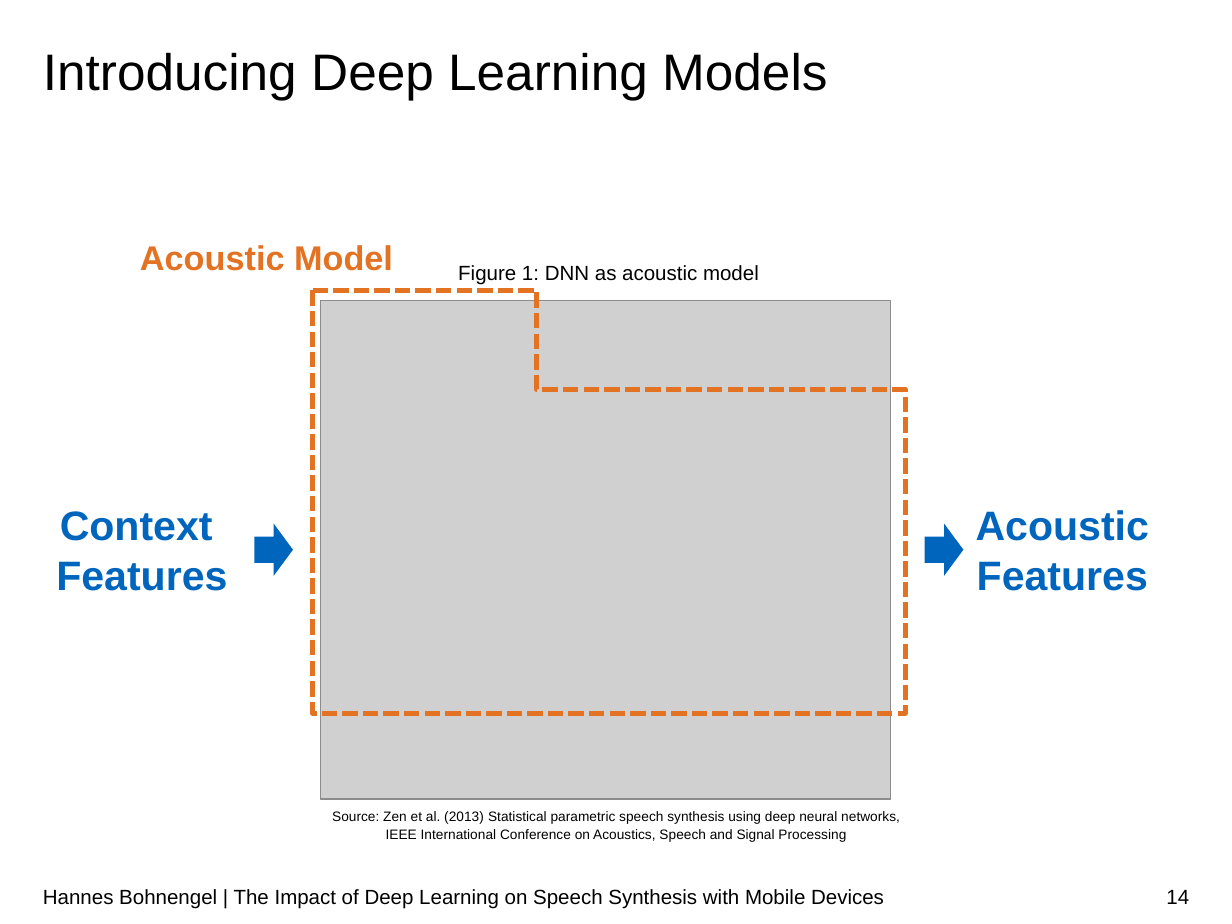
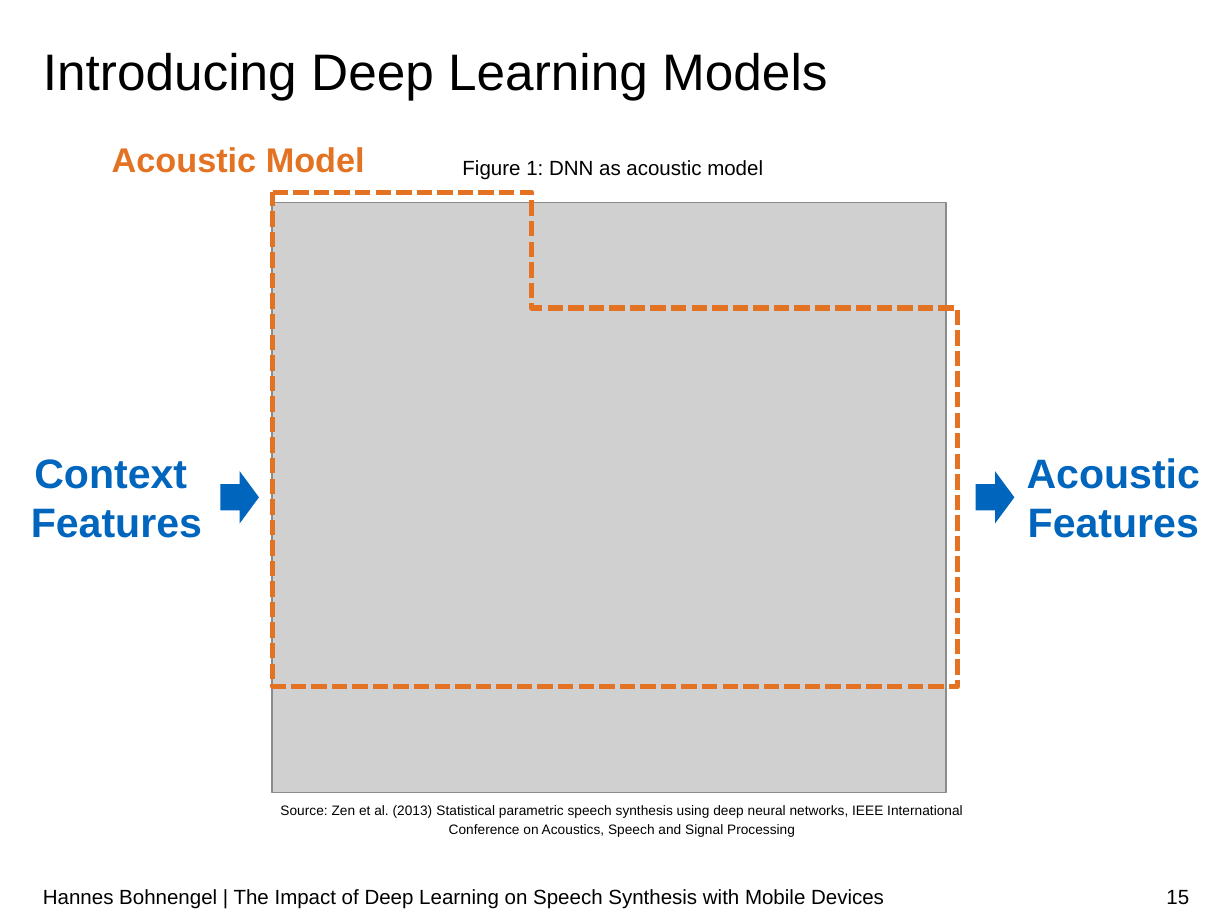
Before and after one commit to hannesb0/deeplearning, a slide deck: slide 15 of pres/Final_Presentation_V03.pptx (slide 14 before the commit). Drawn at 1232x924 pixels with LibreOffice and Linux fonts; fonts in the diff are those of the drawing; grey boxes stand for pictures; background and template pictures are left out. Boxes give left, top, right and bottom in pixels: in the first picture for what was removed or moved away, otherwise in the second. Text is boxed around its words. In the diff, an @@ line names an element or a change of style, - is before the commit and + after.

```diff
--- a/pres/Final_Presentation_V03.pptx
+++ b/pres/Final_Presentation_V03.pptx
@@ text "Acoustic Model": place and size @@
-text "Acoustic Model" at <box>140,245,393,271</box>
+text "Acoustic Model" at <box>112,147,365,173</box>
@@ text "Figure 1: DNN as acoustic ...": place and size @@
-text "Figure 1: DNN as acoustic ..." at <box>458,265,759,285</box>
+text "Figure 1: DNN as acoustic ..." at <box>462,160,763,180</box>
@@ picture: place and size @@
-picture at <box>320,301,891,800</box>
+picture at <box>272,202,946,792</box>
@@ corner: place and size @@
-corner at <box>313,291,906,713</box>
+corner at <box>272,192,957,687</box>
@@ corner at <box>272,192,957,687</box>: proportions changed @@
@@ text "Context": place and size @@
-text "Context" at <box>56,511,227,591</box>
+text "Context" at <box>31,459,202,538</box>
@@ text "Acoustic": place and size @@
-text "Acoustic" at <box>976,510,1149,591</box>
+text "Acoustic" at <box>1027,458,1200,538</box>
@@ right arrow: place and size @@
-right arrow at <box>254,524,292,575</box>
+right arrow at <box>221,471,259,522</box>
@@ right arrow: place and size @@
-right arrow at <box>925,524,963,575</box>
+right arrow at <box>976,471,1014,522</box>
@@ text "Source: Zen et al. (2013) ..." rewrapped from <box>332,811,900,842</box> to <box>280,805,963,837</box> @@
@@ page number at <box>1166,890,1189,905</box>: text changed @@
-14
+15
```
Also in this commit, not shown: 3 other slides changed, 1 slide added.
